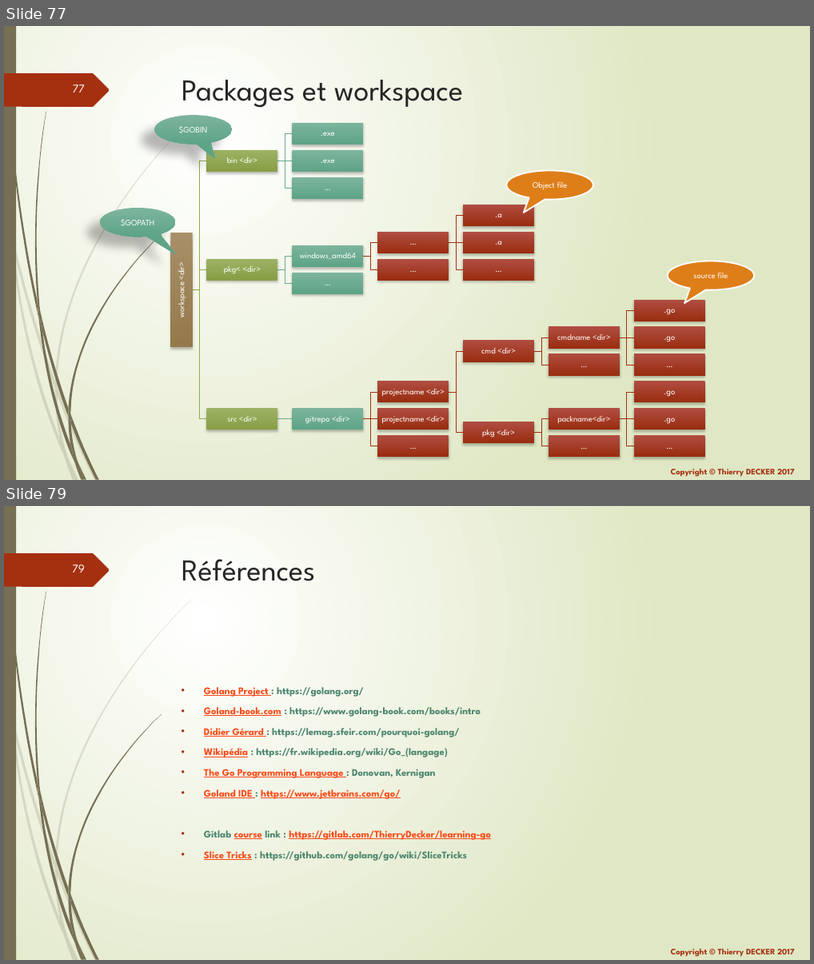
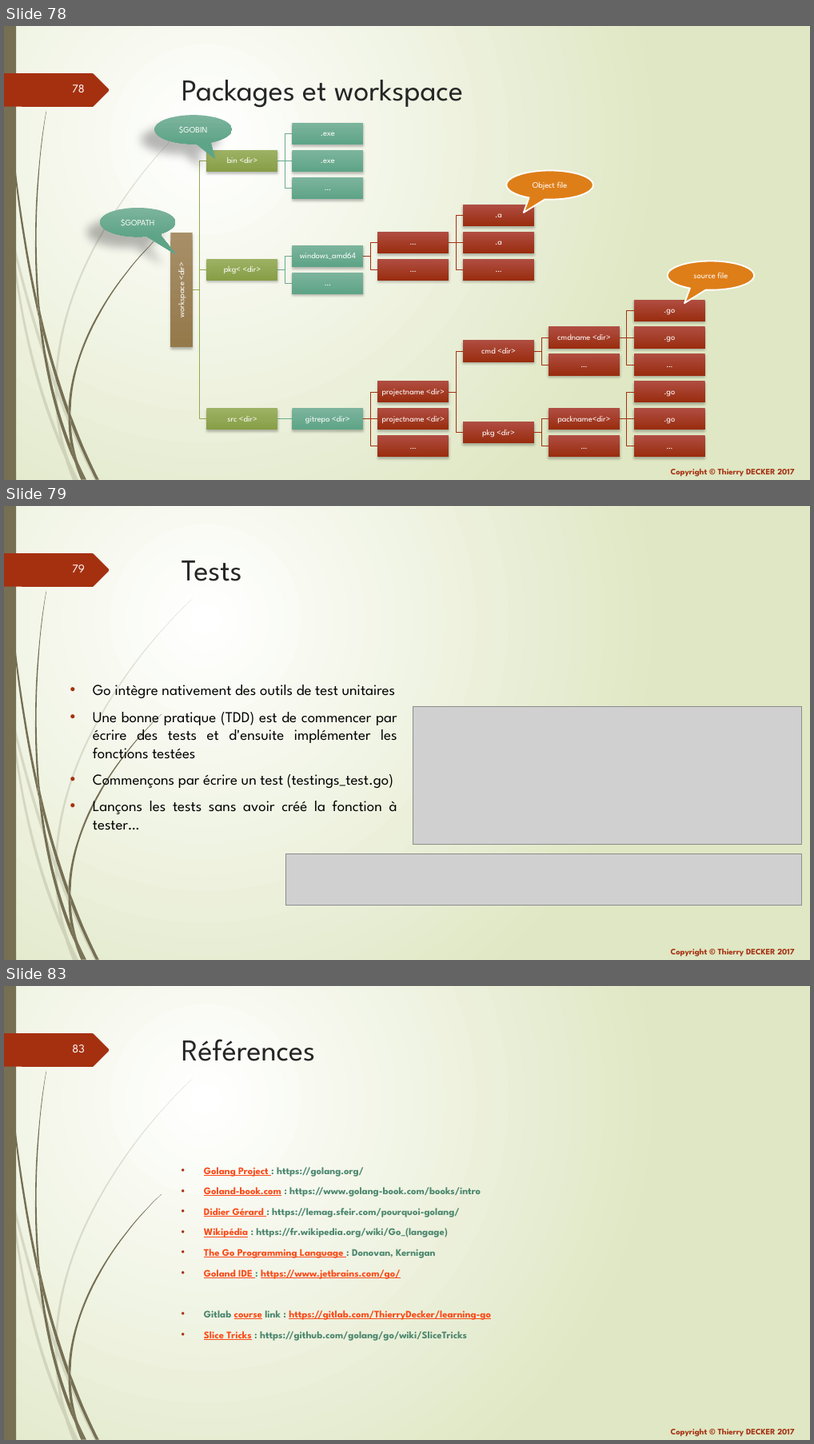
Before and after one commit to thierrydecker/learning-go, a slide deck: documentations/learning-go.pptx. Shown one above the other, each under a label of ours: slides 77 and 79 before the commit, slides 78, 79 and 83 after it; the slides between them are not shown. The pictures are 814x964 and 814x1444 pixels, drawn with LibreOffice and Linux fonts; fonts in the diff are those of the drawing; grey boxes stand for pictures. Boxes give left, top, right and bottom in pixels: in the first picture for what was removed or moved away, otherwise in the second. Text is boxed around its words. In the diff, an @@ line names an element or a change of style, - is before the commit and + after.

Commit message:
Added testings

```diff
--- a/documentations/learning-go.pptx
+++ b/documentations/learning-go.pptx
@@ slide 79 added at box(4, 506, 810, 960), background gradient #FFFFFF to #DFE8C4; not listed: 26 template elements that a slide beside it also shows @@
@@ title added at box(182, 560, 242, 581), 36 pt, text #262626 @@
+Tests
@@ text added at box(93, 684, 398, 830), 18 pt, text #000000 @@
+• Go intègre nativement des outils de test unitaires
+• Une bonne pratique (TDD) est de commencer par écrire des tests et d'ensuite implémenter les fonctions testées
+• Commençons par écrire un test (testings_test.go)
+• Lançons les tests sans avoir créé la fonction à tester…
@@ picture added at box(414, 706, 802, 844) @@
@@ picture added at box(286, 854, 802, 904) @@
@@ what was slide 77 is now slide 78 @@
@@ page number at box(72, 84, 85, 92): text changed @@
-77
+78
@@ what was slide 79 is now slide 83 @@
@@ page number at box(72, 1044, 85, 1052): text changed @@
-79
+83
```
Also in this commit, not shown: 3 other slides added, 3 other files.
